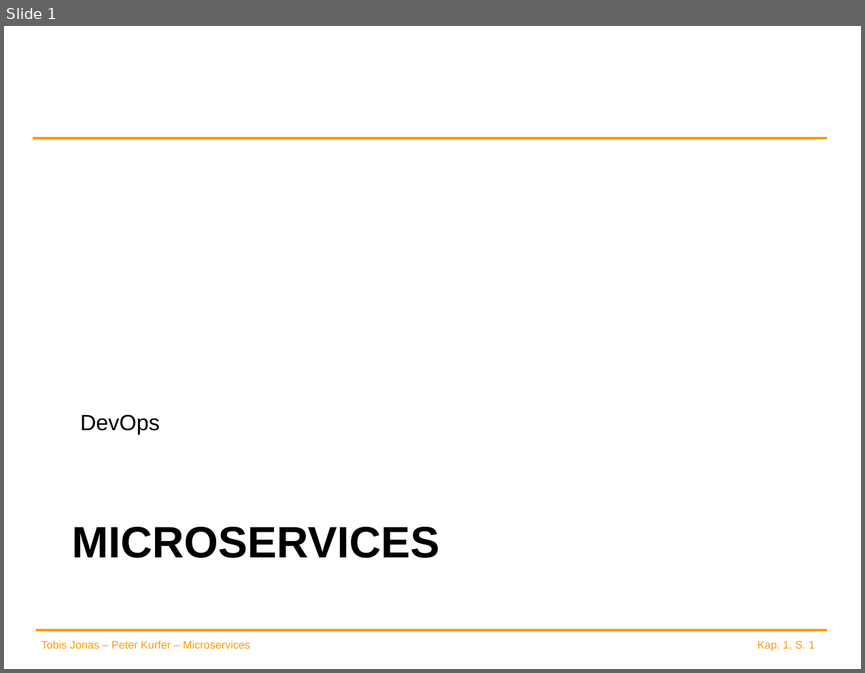
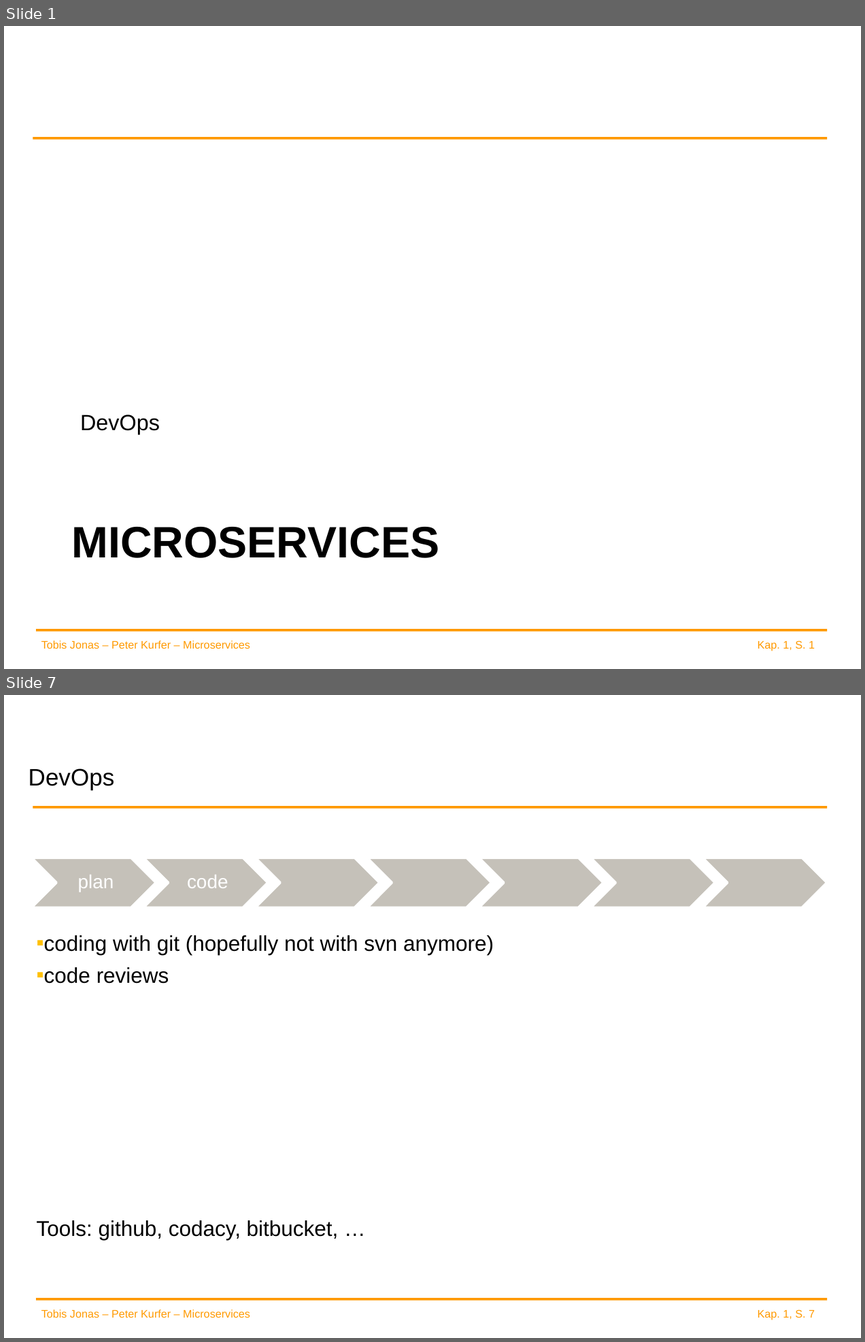
Before and after one commit to spoeck/Lectures, a slide deck: 03-DevOps/DevOps.pptx. Shown one above the other, each under a label of ours: slide 1 before the commit, slides 1 and 7 after it; the slides between them are not shown. The pictures are 865x673 and 865x1342 pixels, drawn with LibreOffice and Linux fonts; fonts in the diff are those of the drawing; background and template pictures are left out. Boxes give left, top, right and bottom in pixels: in the first picture for what was removed or moved away, otherwise in the second. Text is boxed around its words. In the diff, an @@ line names an element or a change of style, - is before the commit and + after.

```diff
--- a/03-DevOps/DevOps.pptx
+++ b/03-DevOps/DevOps.pptx
@@ slide 7 added at box(4, 695, 861, 1338), background #FFFFFF; not listed: 4 template elements that a slide beside it also shows @@
@@ title added at box(28, 768, 115, 790), 20 pt, text #000000 @@
+DevOps
@@ group added at box(31, 858, 827, 907): 7 chevrons, 2 texts @@
+plan
+code
@@ text added at box(37, 935, 494, 1240), 18 pt, text #000000 @@
+▪ coding with git (hopefully not with svn anymore)
+▪ code reviews
+Tools: github, codacy, bitbucket, …
```
Also in this commit, not shown: 1 slide changed, 11 other slides added.
